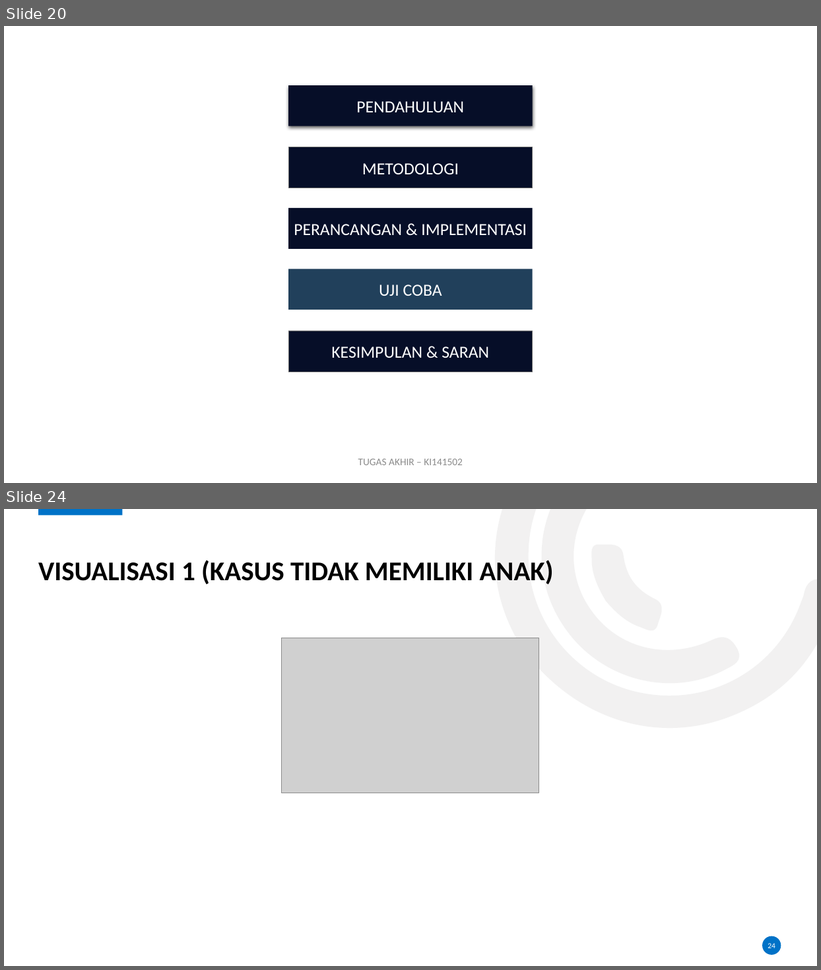
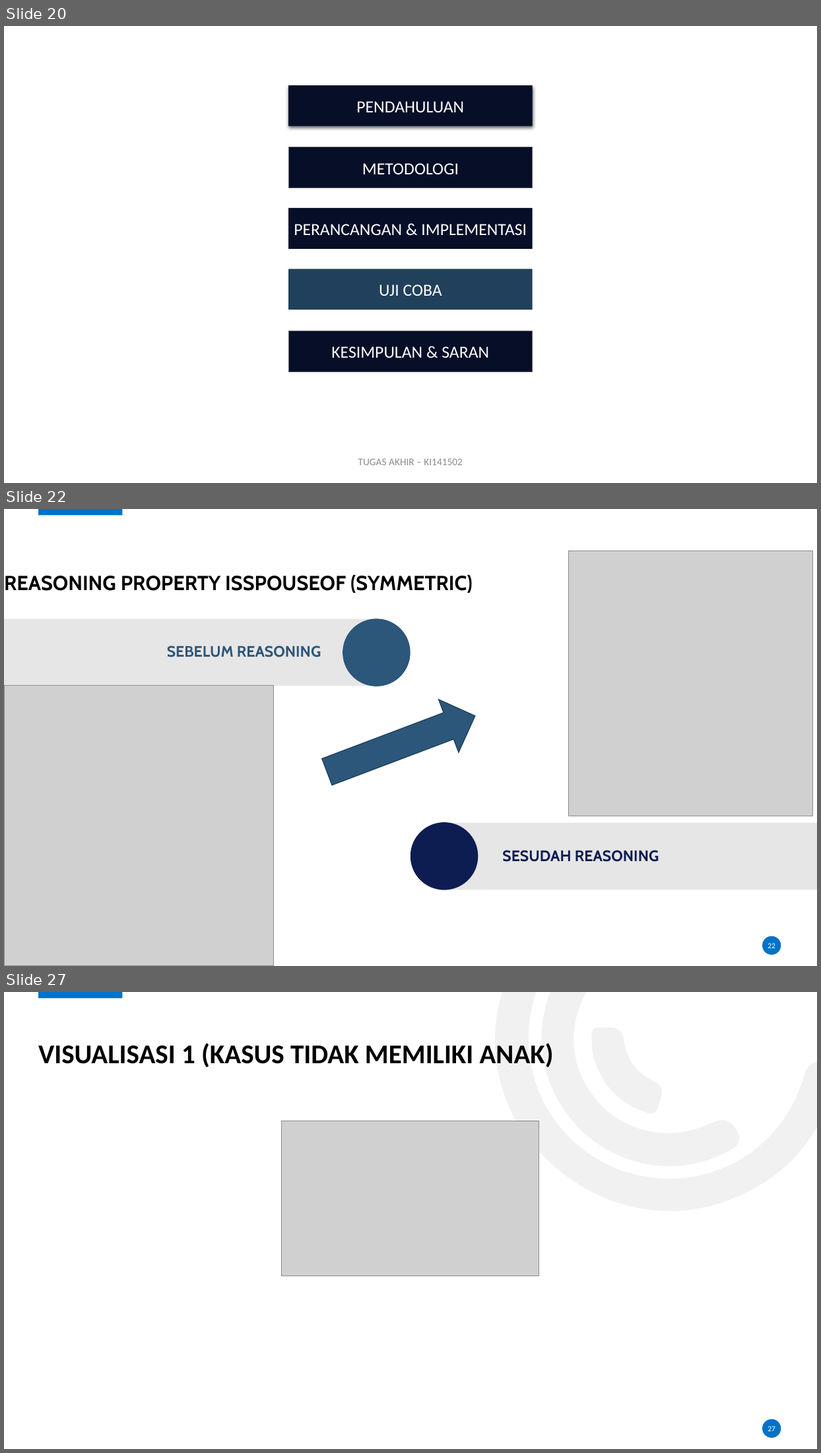
Before and after one commit to karyoutomoo/The-Tree-of-Heroes, a slide deck: 05111540000007-Faiq-Presentasi.pptx. Shown one above the other, each under a label of ours: slides 20 and 24 before the commit, slides 20, 22 and 27 after it; the slides between them are not shown. The pictures are 821x970 and 821x1453 pixels, drawn with LibreOffice and Linux fonts; fonts in the diff are those of the drawing; grey boxes stand for pictures; background and template pictures are left out. Boxes give left, top, right and bottom in pixels: in the first picture for what was removed or moved away, otherwise in the second. Text is boxed around its words. In the diff, an @@ line names an element or a change of style, - is before the commit and + after.

```diff
--- a/05111540000007-Faiq-Presentasi.pptx
+++ b/05111540000007-Faiq-Presentasi.pptx
@@ slide 22 added at (4,509,817,966), background #FFFFFF; not listed: 2 template elements that a slide beside it also shows @@
@@ picture added at (569,551,813,817) @@
@@ title added at (4,575,473,593), 24 pt, text #000000, bold @@
+REASONING PROPERTY ISSPOUSEOF (SYMMETRIC)
@@ rectangle added at (4,619,379,686), fill #E7E6E6 @@
@@ ellipse added at (343,619,411,687), fill #2C567A, outline #2C567A 1 pt @@
@@ text added at (167,646,321,657), 18 pt, text #2C567A, bold @@
+SEBELUM REASONING
@@ picture added at (5,685,274,966) @@
@@ right arrow added at (317,690,485,799), fill #2C567A, outline #21405A 1 pt @@
@@ ellipse added at (411,823,478,890), fill #0D1D51, outline #0D1D51 1 pt @@
@@ rectangle added at (444,823,817,890), fill #E7E6E6 @@
@@ text added at (502,850,659,862), 18 pt, text #0D1D51, bold @@
+SESUDAH REASONING
@@ page number added at (768,943,776,949), 9 pt, text #FFFFFF @@
+22
@@ what was slide 24 is now slide 27 @@
@@ page number at (768,1426,776,1432): text changed @@
-24
+27
```
Also in this commit, not shown: 13 slides changed, 3 other slides added, 2 other files.
